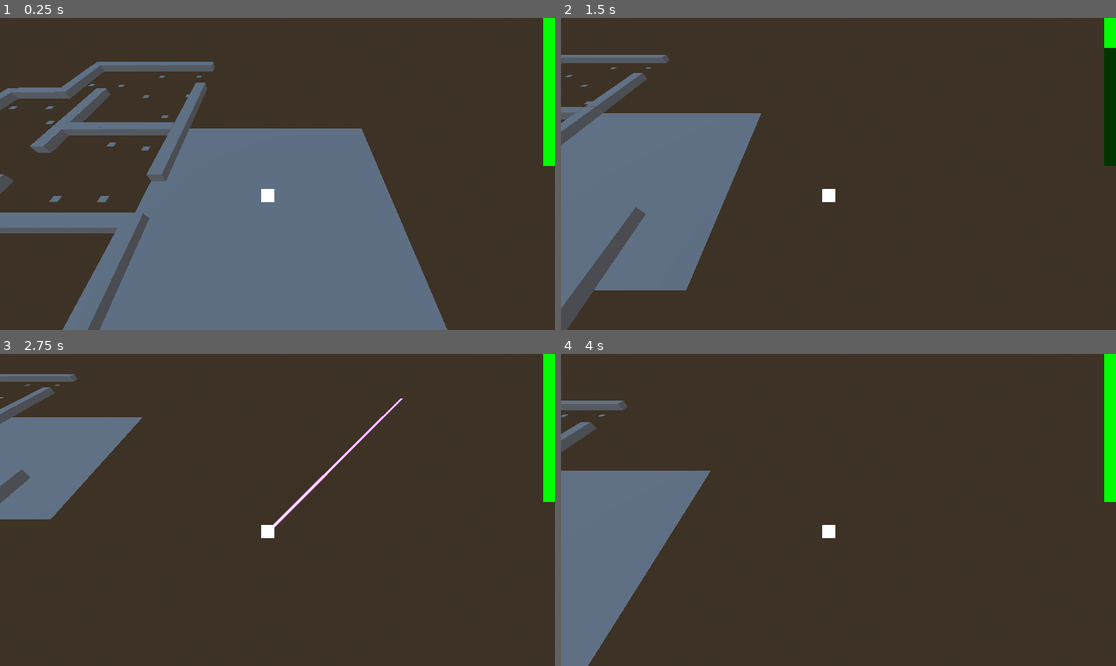
Above: before the commit, frames 1-4 (two rows, left to right).
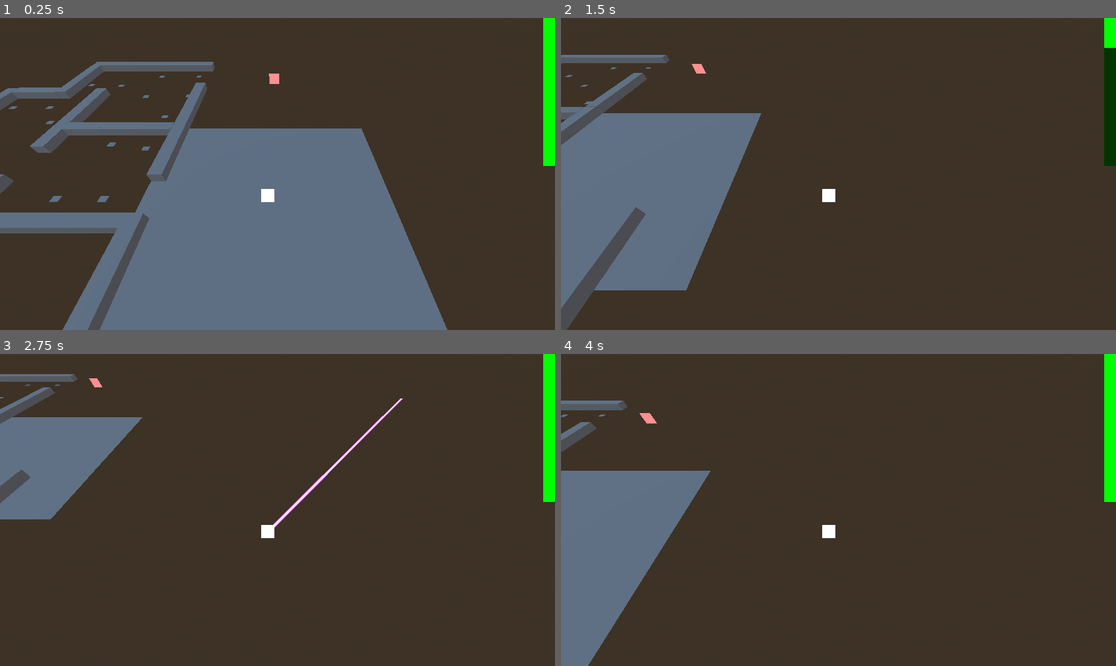
Above: after the commit, the same moments.

Repository: etjwalsh/N330Group3Project
Game: Godot game, scene res://Scenes/Root/root.tscn
Two runs of this game, one before a commit and one after it. Both use one fixed random seed, a clock stepped at 60 frames per second and the inputs below.
Inputs (mouse positions are in pixels of both pictures, inside the frame that each line leads up to):
- Up to frame 1 (0.25 s): no input
- Up to frame 2 (1.5 s): tap Enter at 0.5 s; move the mouse to (960, 158) at 0.52 s; hold D (right) 0.53-1.28 s; hold Shift (dash) 0.53-1.28 s; move the mouse to (727, 189) at 1.27 s; hold S (down) from 1.28 s (still down); right-click (727, 189) at 1.35 s
- Up to frame 3 (2.75 s): move the mouse to (333, 441) at 2.02 s; release S (down) at 2.03 s; press the mouse at (333, 441) at 2.03 s; hold D (right) from 2.03 s (still down)
- Up to frame 4 (4 s): move the mouse to (810, 572) at 2.77 s; release D (right) at 2.78 s; release the mouse at (810, 572) at 2.78 s; hold W (up) 2.78-3.53 s; tap Shift (dash) at 2.85 s; move the mouse to (1005, 556) at 3.52 s; hold A (left) from 3.53 s (still down); right-click (1005, 556) at 3.6 s

The runs differ from the first frame. In frame 1, less than 0.1% of the frame differs, in the area x 48-51%, y 17-22%; in frame 2, less than 0.1%; in frame 3, less than 0.1%; in frame 4, less than 0.1%, in the area x 14-18%, y 18-23%.

Commit message:
enemy that shoots added

Diff:
--- /dev/null
+++ b/Scenes/Bullets/RangedEnemyBullet/RangedEnemyBullet.tscn
@@ -0,0 +1,19 @@
+[gd_scene load_steps=4 format=3 uid="uid://bc332ak1t3suv"]
+
+[ext_resource type="Script" path="res://Scenes/Bullets/RangedEnemyBullet/ranged_enemy_bullet.gd" id="1_cx8w5"]
+[ext_resource type="Texture2D" uid="uid://co60v2awdqkal" path="res://Images/smileyBullet.png" id="2_o8jo8"]
+
+[sub_resource type="SphereShape3D" id="SphereShape3D_y0w50"]
+radius = 0.172123
+
+[node name="RangedEnemyBullet" type="RigidBody3D"]
+contact_monitor = true
+max_contacts_reported = 1
+script = ExtResource("1_cx8w5")
+
+[node name="Sprite3D" type="Sprite3D" parent="."]
+pixel_size = 0.05
+texture = ExtResource("2_o8jo8")
+
+[node name="CollisionShape3D" type="CollisionShape3D" parent="."]
+shape = SubResource("SphereShape3D_y0w50")
--- /dev/null
+++ b/Scenes/Bullets/RangedEnemyBullet/ranged_enemy_bullet.gd
@@ -0,0 +1,12 @@
+extends RigidBody3D
+
+var bulletSpeed = 25
+var time = 0
+
+func _physics_process(delta: float) -> void:
+	position.z += cos(rotation.y) * delta * bulletSpeed
+	position.x += sin(rotation.y) * delta * bulletSpeed
+
+	time += delta
+	if(time > 2):
+		queue_free()
--- /dev/null
+++ b/Scenes/Enemies/RangedEnemy/rangedEnemy.gd
@@ -0,0 +1,27 @@
+extends Node3D
+
+var enemyHealth = 100
+var shotBuffer = 100
+var enemyBulletIns
+
+const bullet = preload("res://Scenes/Bullets/RangedEnemyBullet/RangedEnemyBullet.tscn")
+
+# Called when the node enters the scene tree for the first time.
+func _ready() -> void:
+	$EnemySprite.modulate = Color(1, .44, .45)
+	pass # Replace with function body.
+
+
+# Called every frame. 'delta' is the elapsed time since the previous frame.
+func _process(delta: float) -> void:
+	#despawn if health zero
+	if(enemyHealth <= 0):
+		queue_free()
+
+	if (shotBuffer <= 0):
+		shotBuffer = 100
+		enemyBulletIns = bullet.instantiate()
+		add_child(enemyBulletIns)
+
+	else:
+		shotBuffer -= 1
--- /dev/null
+++ b/Scenes/Enemies/RangedEnemy/rangedEnemy.tscn
@@ -0,0 +1,11 @@
+[gd_scene load_steps=3 format=3 uid="uid://dgxsj3tkdckl5"]
+
+[ext_resource type="Script" path="res://Scenes/Enemies/RangedEnemy/rangedEnemy.gd" id="1_glxnk"]
+[ext_resource type="Texture2D" uid="uid://b6ycybiy0j48r" path="res://Images/playerTest.png" id="2_iy3f7"]
+
+[node name="RangedEnemy" type="Node3D"]
+script = ExtResource("1_glxnk")
+
+[node name="EnemySprite" type="Sprite3D" parent="."]
+transform = Transform3D(2.04758, 0, 0, 0, 2.04758, 0, 0, 0, 1, 0, 0, 0)
+texture = ExtResource("2_iy3f7")
--- a/Scenes/Root/root.tscn
+++ b/Scenes/Root/root.tscn
@@ -1,8 +1,9 @@
-[gd_scene load_steps=4 format=3 uid="uid://dymc3aycnuoih"]
+[gd_scene load_steps=5 format=3 uid="uid://dymc3aycnuoih"]
 
 [ext_resource type="PackedScene" uid="uid://cj4dso2g8m4he" path="res://Scenes/Player/player.tscn" id="1_3608u"]
 [ext_resource type="PackedScene" uid="uid://dlc7f4np3qkgc" path="res://Scenes/Map/map.tscn" id="2_nqqoq"]
 [ext_resource type="PackedScene" uid="uid://oyrqnsxs47ag" path="res://Scenes/UI/ui.tscn" id="3_tb5d4"]
+[ext_resource type="PackedScene" uid="uid://dgxsj3tkdckl5" path="res://Scenes/Enemies/RangedEnemy/rangedEnemy.tscn" id="4_1grcp"]
 
 [node name="Root" type="Node"]
 
@@ -13,3 +14,6 @@
 transform = Transform3D(20.5667, 0, 0, 0, 1, 0, 0, 0, 18.9019, -0.114811, -0.0411806, -0.250698)
 
 [node name="UI" parent="." instance=ExtResource("3_tb5d4")]
+
+[node name="RangedEnemy" parent="." instance=ExtResource("4_1grcp")]
+transform = Transform3D(1, 0, 0, 0, 1, 0, 0, 0, 1, 0.373127, 2.05752, -17.2017)
Binary file added: Images/smileyBullet.png
Not shown, added: Images/smileyBullet.png.import
